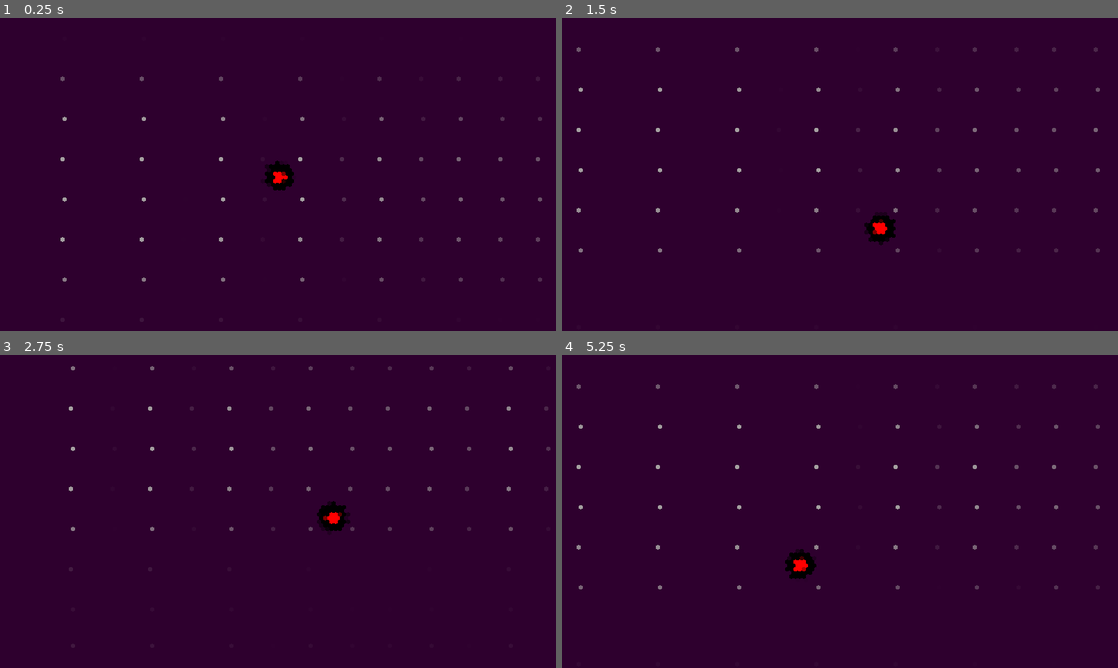
Above: before the commit, frames 1-4 (two rows, left to right).
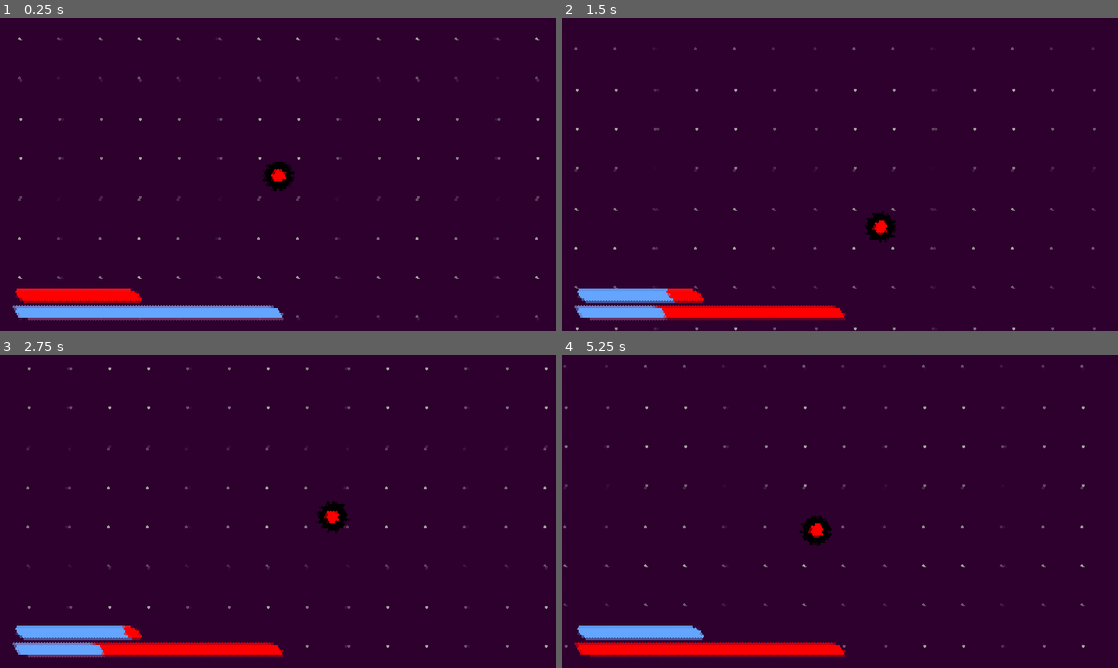
Above: after the commit, the same moments.

Repository: AgentMatthy/Going-Deeper
Game: Godot game, scene res://Scenes/root.tscn
Two runs of this game, one before a commit and one after it. Both use one fixed random seed, a clock stepped at 60 frames per second and the inputs below.
Inputs (mouse positions are in pixels of both pictures, inside the frame that each line leads up to):
- Up to frame 1 (0.25 s): no input
- Up to frame 2 (1.5 s): tap Enter at 0.5 s; move the mouse to (962, 158) at 0.52 s; hold Right (ui_right) 0.53-1.28 s; tap Space (space) at 0.6, 1.35 s; move the mouse to (728, 190) at 1.27 s; hold Down (ui_down) from 1.28 s (still down)
- Up to frame 3 (2.75 s): move the mouse to (333, 442) at 2.02 s; release Down (ui_down) at 2.03 s; hold Right (ui_right) from 2.03 s (still down); tap Space (space) at 2.1 s
- Up to frame 4 (5.25 s): move the mouse to (812, 574) at 2.77 s; release Right (ui_right) at 2.78 s; hold Up (ui_up) 2.78-3.53 s; tap Space (space) every 0.75 s from 2.85 to 5.1 s; move the mouse to (1006, 558) at 3.52 s; hold Left (ui_left) 3.53-5.03 s; move the mouse to (673, 464) at 4.27 s; move the mouse to (867, 511) at 5.02 s; hold Down (ui_down) from 5.03 s (still down)

The runs differ from the first frame. In frame 1, 4.1% of the frame differs, in the area x 2-98%, y 6-97%; in frame 2, 4.2%; in frame 3, 4.1%; in frame 4, 4.8%, in the area x 0-97%, y 3-97%.

Commit message:
Progress bar

Diff:
--- /dev/null
+++ b/Scenes/GUI.tscn
@@ -0,0 +1,11 @@
+[gd_scene format=3 uid="uid://bvajypiam5ekg"]
+
+[node name="Gui" type="Control"]
+layout_mode = 3
+anchors_preset = 15
+anchor_right = 1.0
+anchor_bottom = 1.0
+grow_horizontal = 2
+grow_vertical = 2
+
+[node name="CanvasLayer" type="CanvasLayer" parent="."]
--- a/Scenes/root.tscn
+++ b/Scenes/root.tscn
@@ -1,21 +1,64 @@
-[gd_scene load_steps=7 format=3 uid="uid://dki4vlmyaunko"]
+[gd_scene load_steps=16 format=3 uid="uid://dki4vlmyaunko"]
 
 [ext_resource type="Script" path="res://Scripts/CharacterBody2D.gd" id="1_nbl84"]
 [ext_resource type="Texture2D" uid="uid://ca3iiq2dl5c6s" path="res://Sprites/player.png" id="2_m7mnc"]
 [ext_resource type="Texture2D" uid="uid://c8o81bpa4eahc" path="res://Sprites/background2.svg" id="3_hm0n1"]
+[ext_resource type="Shader" path="res://Shaders/bg.gdshader" id="3_nf3a4"]
 [ext_resource type="Shader" path="res://Shaders/root.gdshader" id="4_2eg7p"]
 
 [sub_resource type="CircleShape2D" id="CircleShape2D_ix8ry"]
 
-[sub_resource type="ShaderMaterial" id="ShaderMaterial_3jt4n"]
+[sub_resource type="ShaderMaterial" id="ShaderMaterial_iquma"]
+shader = ExtResource("3_nf3a4")
+shader_parameter/scroll_offset = Vector2(0.1, 0.1)
+shader_parameter/scroll_offset2 = Vector2(0.1, 0.1)
+shader_parameter/center = Vector2(0.5, 0.5)
+shader_parameter/amount = 0.3
+
+[sub_resource type="StyleBoxFlat" id="StyleBoxFlat_5it04"]
+bg_color = Color(1, 0, 0, 1)
+corner_radius_top_right = 1024
+corner_radius_bottom_left = 1024
+
+[sub_resource type="StyleBoxFlat" id="StyleBoxFlat_3unnv"]
+bg_color = Color(0.392157, 0.647059, 1, 1)
+corner_radius_top_right = 1024
+corner_radius_bottom_left = 1024
+
+[sub_resource type="Theme" id="Theme_mmucd"]
+ProgressBar/styles/background = SubResource("StyleBoxFlat_5it04")
+ProgressBar/styles/fill = SubResource("StyleBoxFlat_3unnv")
+
+[sub_resource type="StyleBoxFlat" id="StyleBoxFlat_qqu3p"]
+bg_color = Color(0.392157, 0.647059, 1, 1)
+corner_radius_top_right = 1024
+corner_radius_bottom_left = 1024
+
+[sub_resource type="StyleBoxFlat" id="StyleBoxFlat_ydbb7"]
+bg_color = Color(1, 0, 0, 1)
+corner_radius_top_right = 1024
+corner_radius_bottom_left = 1024
+
+[sub_resource type="Theme" id="Theme_ntc80"]
+ProgressBar/styles/background = SubResource("StyleBoxFlat_qqu3p")
+ProgressBar/styles/fill = SubResource("StyleBoxFlat_ydbb7")
+
+[sub_resource type="ShaderMaterial" id="ShaderMaterial_iiv6y"]
 shader = ExtResource("4_2eg7p")
-shader_parameter/size = Vector2(6, 5.25)
+shader_parameter/size = Vector2(4, 3.5)
+
+[sub_resource type="ShaderMaterial" id="ShaderMaterial_okvwo"]
+shader = ExtResource("3_nf3a4")
+shader_parameter/scroll_offset = Vector2(0.1, 0.1)
+shader_parameter/scroll_offset2 = Vector2(0.1, 0.1)
+shader_parameter/center = Vector2(0.5, 0.5)
+shader_parameter/amount = 0.3
 
 [node name="ROOT" type="Node2D"]
 
 [node name="Player" type="CharacterBody2D" parent="."]
 unique_name_in_owner = true
-position = Vector2(950, 540)
+position = Vector2(960, 540)
 motion_mode = 1
 script = ExtResource("1_nbl84")
 
@@ -32,6 +75,7 @@
 [node name="ParallaxBackground" type="ParallaxBackground" parent="."]
 
 [node name="ParallaxLayer" type="ParallaxLayer" parent="ParallaxBackground"]
+material = SubResource("ShaderMaterial_iquma")
 motion_mirroring = Vector2(1920, 1920)
 
 [node name="Sprite2D" type="Sprite2D" parent="ParallaxBackground/ParallaxLayer"]
@@ -40,12 +84,66 @@
 texture = ExtResource("3_hm0n1")
 centered = false
 
-[node name="CanvasLayer" type="CanvasLayer" parent="."]
+[node name="GUI" type="CanvasLayer" parent="."]
 
-[node name="ColorRect" type="ColorRect" parent="CanvasLayer"]
-material = SubResource("ShaderMaterial_3jt4n")
+[node name="Control" type="Control" parent="GUI"]
+layout_mode = 3
 anchors_preset = 15
 anchor_right = 1.0
 anchor_bottom = 1.0
 grow_horizontal = 2
 grow_vertical = 2
+
+[node name="DashBar" type="ProgressBar" parent="GUI/Control"]
+unique_name_in_owner = true
+layout_mode = 1
+anchors_preset = 2
+anchor_top = 1.0
+anchor_bottom = 1.0
+offset_left = 47.0
+offset_top = -90.0
+offset_right = 973.0
+offset_bottom = -47.0
+grow_vertical = 0
+theme = SubResource("Theme_mmucd")
+max_value = 3.0
+step = 1.0
+value = 3.0
+rounded = true
+show_percentage = false
+
+[node name="DashRechargeBar" type="ProgressBar" parent="GUI/Control"]
+unique_name_in_owner = true
+layout_mode = 1
+anchors_preset = 2
+anchor_top = 1.0
+anchor_bottom = 1.0
+offset_left = 50.0
+offset_top = -148.0
+offset_right = 485.0
+offset_bottom = -105.0
+grow_vertical = 0
+theme = SubResource("Theme_ntc80")
+max_value = 70.0
+step = 10.0
+fill_mode = 1
+show_percentage = false
+
+[node name="CanvasLayer" type="CanvasLayer" parent="."]
+
+[node name="ColorRect" type="ColorRect" parent="CanvasLayer"]
+material = SubResource("ShaderMaterial_iiv6y")
+anchors_preset = 15
+anchor_right = 1.0
+anchor_bottom = 1.0
+grow_horizontal = 2
+grow_vertical = 2
+
+[node name="ColorRect2" type="ColorRect" parent="CanvasLayer"]
+visible = false
+material = SubResource("ShaderMaterial_okvwo")
+anchors_preset = 15
+anchor_right = 1.0
+anchor_bottom = 1.0
+grow_horizontal = 2
+grow_vertical = 2
--- a/Scripts/CharacterBody2D.gd
+++ b/Scripts/CharacterBody2D.gd
@@ -1,12 +1,15 @@
 extends CharacterBody2D
+
+@onready var dashbar = %DashBar
+@onready var dashrechargebar = %DashRechargeBar
 
 var speed = 200
 var lookspeed = 10
 var drag = 0.8
 var direction = Vector2(0, 0)
 
-var dash_cooldown = 0
-var D_dash_coldown = 40
+var dash_cooldown = 70
+var D_dash_coldown = 70
 var dash_amount = 3
 
 func _process(delta):
@@ -15,6 +18,8 @@
 	var new_transform = self.transform.looking_at(target)
 	self.transform = self.transform.interpolate_with(new_transform, lookspeed * delta)
 
+	dashbar.value = dash_amount
+	dashrechargebar.value = dash_cooldown
 
 func _physics_process(delta):
 	direction = Vector2(0, 0)
@@ -46,3 +51,5 @@
 	if dash_amount > 0:
 		velocity = velocity * 4
 		dash_amount -= 1
+	elif dash_amount == 0:
+		velocity = velocity * 0
--- /dev/null
+++ b/Shaders/bg.gdshader
@@ -0,0 +1,17 @@
+shader_type canvas_item;
+
+uniform sampler2D texture2;
+uniform sampler2D color_texture;
+uniform vec2 scroll_offset = vec2(0.1,0.1);
+uniform vec2 scroll_offset2 = vec2(0.1,0.1);
+uniform vec2 center = vec2(0.5,0.5);
+uniform float amount = 0.3;
+
+void fragment(){
+	vec2 disp = normalize(UV - center);
+	float texture_color1 = texture(TEXTURE,(UV-disp) +scroll_offset*TIME).r;
+	float texture_color2 = texture(texture2,UV + scroll_offset2*TIME).r;
+	float energy = texture_color1*texture_color2 - amount;
+	vec4 color = texture(color_texture,vec2(energy));
+	COLOR = color;
+}
--- a/Shaders/root.gdshader
+++ b/Shaders/root.gdshader
@@ -1,6 +1,6 @@
 shader_type canvas_item;
 
-uniform vec2 size = vec2(6.0, 5.25);
+uniform vec2 size = vec2(4, 3.5);
 // If you intend to read from mipmaps with `textureLod()` LOD values greater than `0.0`,
 // use `filter_nearest_mipmap` instead. This shader doesn't require it.
 uniform sampler2D screen_texture : hint_screen_texture, repeat_disable, filter_nearest;
